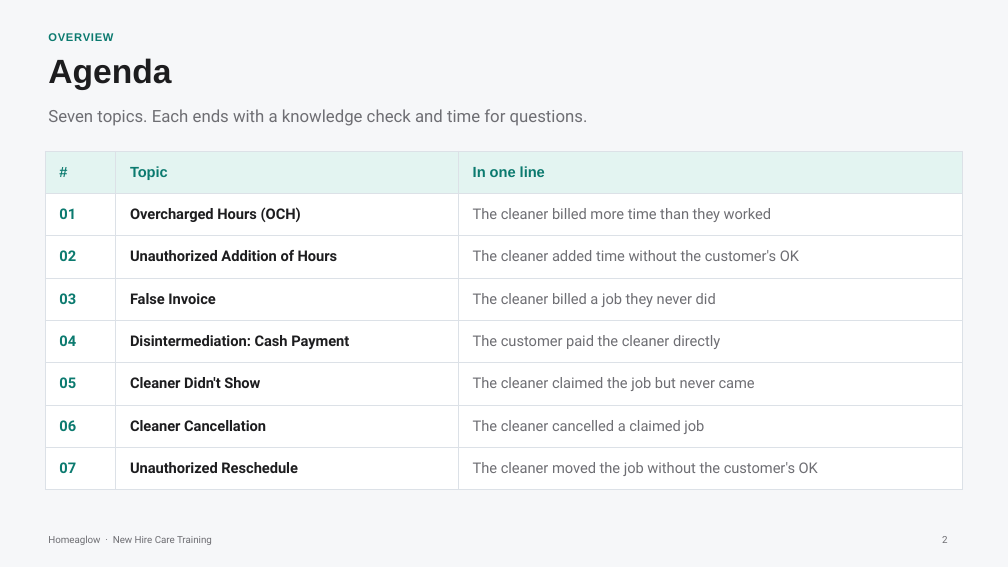
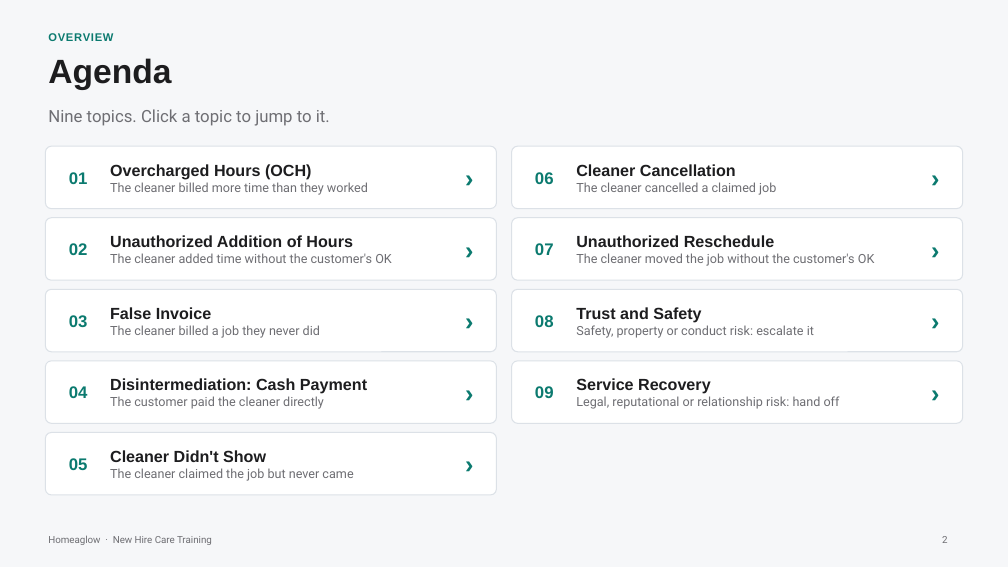
Before and after one commit to anjulimichelle/training, a slide deck: slide 2 of billing-disputes/billing-disputes-cash-payments.pptx. Drawn at 1008x567 pixels with LibreOffice and Linux fonts; fonts in the diff are those of the drawing. Boxes give left, top, right and bottom in pixels: in the first picture for what was removed or moved away, otherwise in the second. Text is boxed around its words. In the diff, an @@ line names an element or a change of style, - is before the commit and + after.

```diff
--- a/billing-disputes/billing-disputes-cash-payments.pptx
+++ b/billing-disputes/billing-disputes-cash-payments.pptx
@@ text at (48, 109, 330, 126): text changed @@
-Seven topics. Each ends with a knowledge check and time for questions.
+Nine topics. Click a topic to jump to it.
@@ rounded rectangle added at (45, 146, 496, 209), fill #FFFFFF, outline #DCE1E7 0.75 pt, 9 pt, text #6E6E73 @@
+Overcharged Hours (OCH)
+The cleaner billed more time than they worked
@@ text added at (454, 146, 484, 209), 18 pt, text #0B7A6F, bold @@
+›
@@ rounded rectangle added at (512, 146, 963, 209), fill #FFFFFF, outline #DCE1E7 0.75 pt, 9 pt, text #6E6E73 @@
+Cleaner Cancellation
+The cleaner cancelled a claimed job
@@ text added at (920, 146, 951, 209), 18 pt, text #0B7A6F, bold @@
+›
@@ table removed at (45, 151, 963, 480), 8 rows, 3 columns @@
-# | Topic | In one line
-01 | Overcharged Hours (OCH) | The cleaner billed more time than they worked
-02 | Unauthorized Addition of Hours | The cleaner added time without the customer's OK
-03 | False Invoice | The cleaner billed a job they never did
-04 | Disintermediation: Cash Payment | The customer paid the cleaner directly
-05 | Cleaner Didn't Show | The cleaner claimed the job but never came
-06 | Cleaner Cancellation | The cleaner cancelled a claimed job
-07 | Unauthorized Reschedule | The cleaner moved the job without the customer's OK
@@ text added at (69, 172, 88, 184), 12 pt, text #0B7A6F, bold @@
+01
@@ text added at (535, 172, 554, 184), 12 pt, text #0B7A6F, bold @@
+06
@@ rounded rectangle added at (45, 218, 496, 280), fill #FFFFFF, outline #DCE1E7 0.75 pt, 9 pt, text #6E6E73 @@
+Unauthorized Addition of Hours
+The cleaner added time without the customer's OK
@@ text added at (454, 218, 484, 280), 18 pt, text #0B7A6F, bold @@
+›
@@ rounded rectangle added at (512, 218, 963, 280), fill #FFFFFF, outline #DCE1E7 0.75 pt, 9 pt, text #6E6E73 @@
+Unauthorized Reschedule
+The cleaner moved the job without the customer's OK
@@ text added at (920, 218, 951, 280), 18 pt, text #0B7A6F, bold @@
+›
@@ text added at (69, 243, 88, 255), 12 pt, text #0B7A6F, bold @@
+02
@@ text added at (535, 243, 554, 255), 12 pt, text #0B7A6F, bold @@
+07
@@ rounded rectangle added at (45, 289, 496, 352), fill #FFFFFF, outline #DCE1E7 0.75 pt, 9 pt, text #6E6E73 @@
+False Invoice
+The cleaner billed a job they never did
@@ text added at (454, 289, 484, 352), 18 pt, text #0B7A6F, bold @@
+›
@@ rounded rectangle added at (512, 289, 963, 352), fill #FFFFFF, outline #DCE1E7 0.75 pt, 9 pt, text #6E6E73 @@
+Trust and Safety
+Safety, property or conduct risk: escalate it
@@ text added at (920, 289, 951, 352), 18 pt, text #0B7A6F, bold @@
+›
@@ text added at (69, 315, 88, 327), 12 pt, text #0B7A6F, bold @@
+03
@@ text added at (535, 315, 554, 327), 12 pt, text #0B7A6F, bold @@
+08
@@ rounded rectangle added at (45, 361, 496, 423), fill #FFFFFF, outline #DCE1E7 0.75 pt, 9 pt, text #6E6E73 @@
+Disintermediation: Cash Payment
+The customer paid the cleaner directly
@@ text added at (69, 386, 88, 398), 12 pt, text #0B7A6F, bold @@
+04
@@ text added at (454, 361, 484, 423), 18 pt, text #0B7A6F, bold @@
+›
@@ rounded rectangle added at (512, 361, 963, 423), fill #FFFFFF, outline #DCE1E7 0.75 pt, 9 pt, text #6E6E73 @@
+Service Recovery
+Legal, reputational or relationship risk: hand off
@@ text added at (535, 386, 554, 398), 12 pt, text #0B7A6F, bold @@
+09
@@ text added at (920, 361, 951, 423), 18 pt, text #0B7A6F, bold @@
+›
@@ rounded rectangle added at (45, 432, 496, 495), fill #FFFFFF, outline #DCE1E7 0.75 pt, 9 pt, text #6E6E73 @@
+Cleaner Didn't Show
+The cleaner claimed the job but never came
@@ text added at (454, 432, 484, 495), 18 pt, text #0B7A6F, bold @@
+›
@@ text added at (69, 458, 88, 470), 12 pt, text #0B7A6F, bold @@
+05
```
Also in this commit, not shown: 1 other file.
